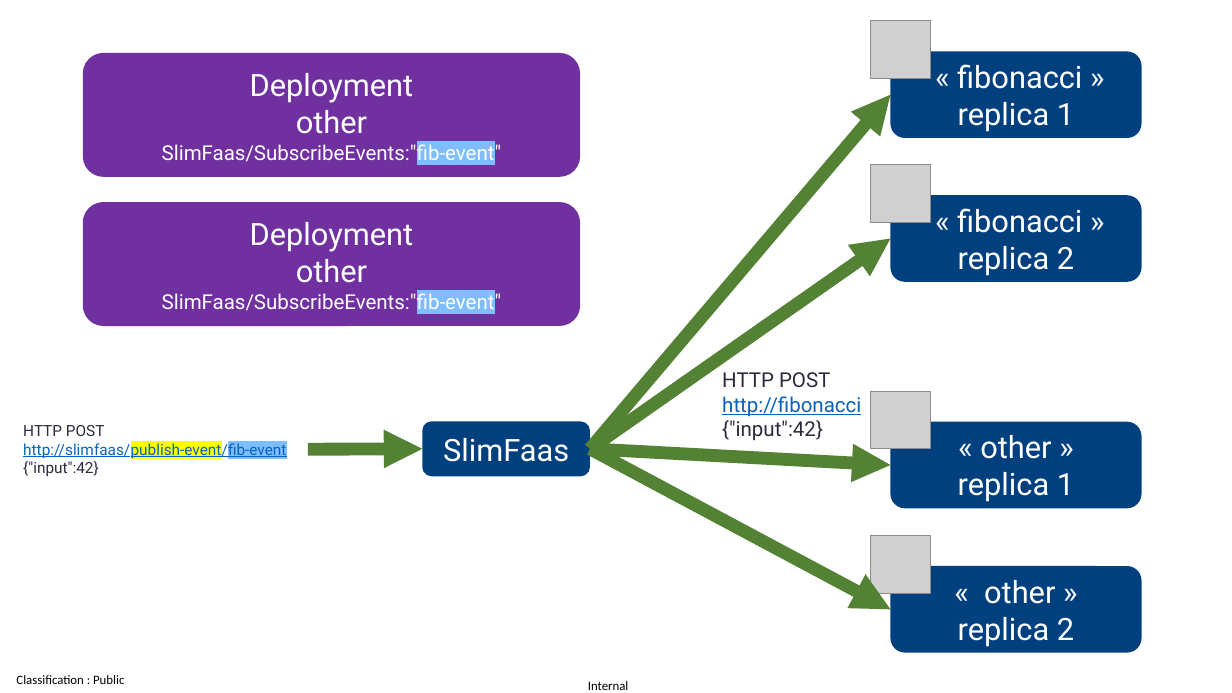
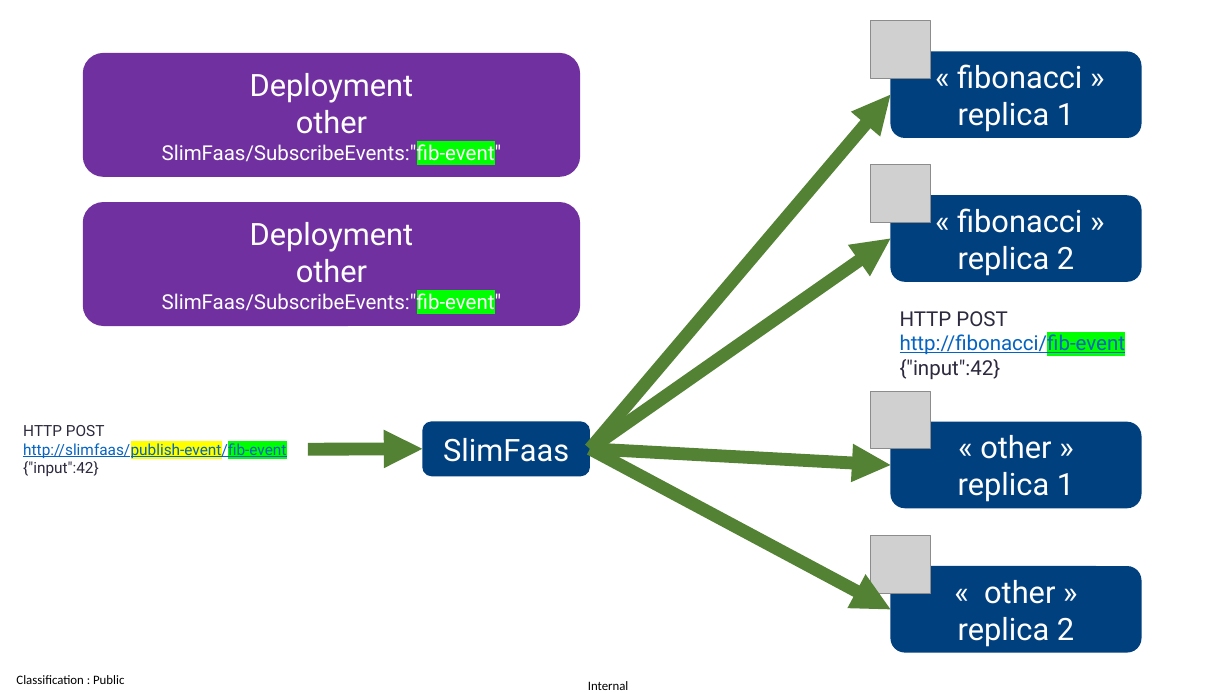
Before and after one commit to AxaFrance/SlimFaas, a slide deck: slide 3 of documentation/slimfaas.pptx. Drawn at 1232x693 pixels with LibreOffice and Linux fonts; fonts in the diff are those of the drawing; grey boxes stand for pictures. Boxes give left, top, right and bottom in pixels: in the first picture for what was removed or moved away, otherwise in the second. Text is boxed around its words. In the diff, an @@ line names an element or a change of style, - is before the commit and + after.

Commit message:
fix(slimfaas): SlimFaasSubscribeEvents was not throw if not deployments are liscening to it

```diff
--- a/documentation/slimfaas.pptx
+++ b/documentation/slimfaas.pptx
@@ text in rounded rectangle at <box>162,141,502,165</box>: highlight #7EBEFF to #00FF00 in "SlimFaas/SubscribeEvents:"fib-event"" @@
@@ text in rounded rectangle at <box>162,290,502,314</box>: highlight #7EBEFF to #00FF00 in "SlimFaas/SubscribeEvents:"fib-event"" @@
@@ text "HTTP POST": place and size @@
-text "HTTP POST" at <box>722,372,861,440</box>
+text "HTTP POST" at <box>900,311,1126,379</box>
@@ text at <box>900,331,1126,379</box>: text changed @@
-http://fibonacci
-{"input":42}
+http://fibonacci/fib-event
+{"input":42}
@@ text at <box>23,441,286,459</box>: highlight #7EBEFF to #00FF00 in "http://slimfaas/publish-event/fib-event" @@
```
Also in this commit, not shown: 3 other files.
